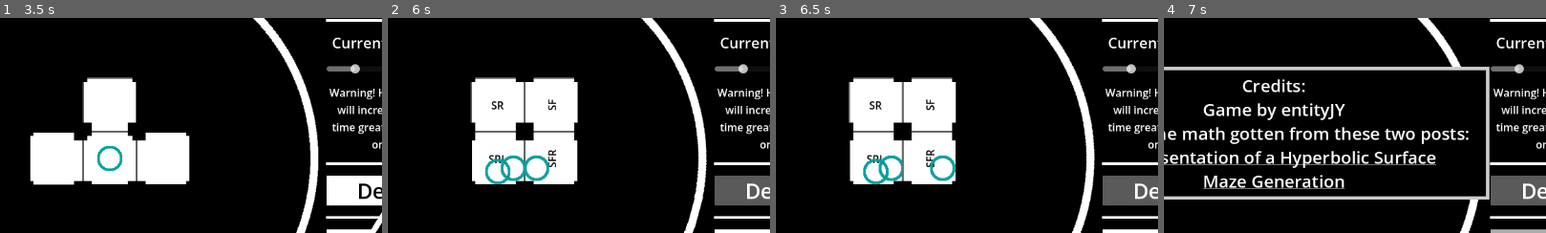
Above: before the commit, frames 1-4 (left to right).
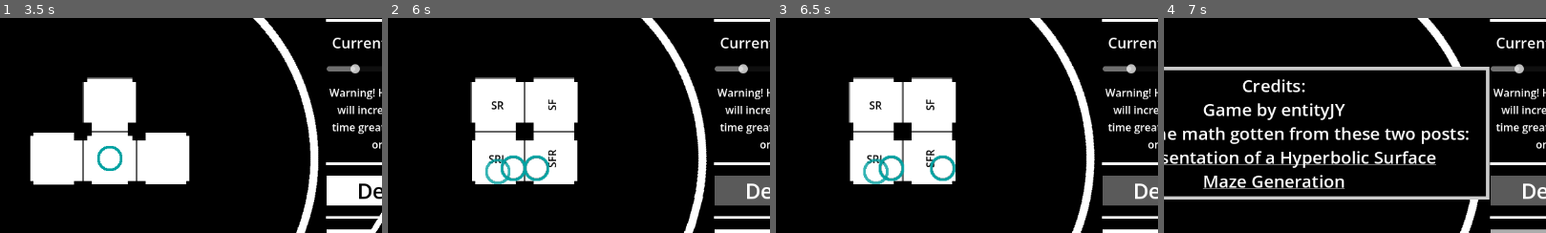
Above: after the commit, the same moments.

Repository: entityJY/hyperedi
Game: Godot game, scene res://ui/start_game.tscn
Same seed, same stepped clock (60 frames per second), same inputs: the game is played once before the commit and once after it. Sound files missing from this copy of the repository are replaced by a short silence.
Inputs:
- Up to frame 1 (3.5 s): click "Start Game" at 0.5 s; click "Restart" at 1.25 s; click "Restart" at 2 s; click "Restart" at 2.75 s
- Up to frame 2 (6 s): hold D (right) 3.53-4.25 s; tap Space (place) at 3.6, 5.1, 5.85 s; click "Debug" at 4.25 s; hold S (down) 5.03-5.78 s; tap Enter at 5.75 s; hold D (right) from 5.78 s (still down)
- Up to frame 3 (6.5 s): keep holding D (right)
- Up to frame 4 (7 s): release D (right) at 6.5 s; click "Credits" at 6.5 s
The pictures show only the part of the screen within x 36-86%, y 17-67%; the shares and areas given below are measured in that part.

Frame 1 is identical in both runs. In frame 2, 0.2% of the frame differs, in the area x 25-32%, y 65-78%; in frame 3, 0.3%, in the area x 22-34%, y 65-78%; in frame 4, nothing differs.

Commit message:
feat: alpha or markers decrease as new ones are placed

Diff:
--- a/player/player.gd
+++ b/player/player.gd
@@ -29,8 +29,12 @@
 
 func _process(_delta: float) -> void:
 	if Input.is_action_just_pressed("place") and is_instance_valid(current_tile):
+		for marker in markers:
+			marker.modulate.a -= .2
+
 		var duped_sprite = sprite.duplicate()
 		duped_sprite.modulate = Color.from_string("00a1a1", Color.CYAN)
+		duped_sprite.z_index = 5
 		var saved_position = global_position
 		var saved_rotation = global_rotation
 		current_tile.add_child(duped_sprite)
